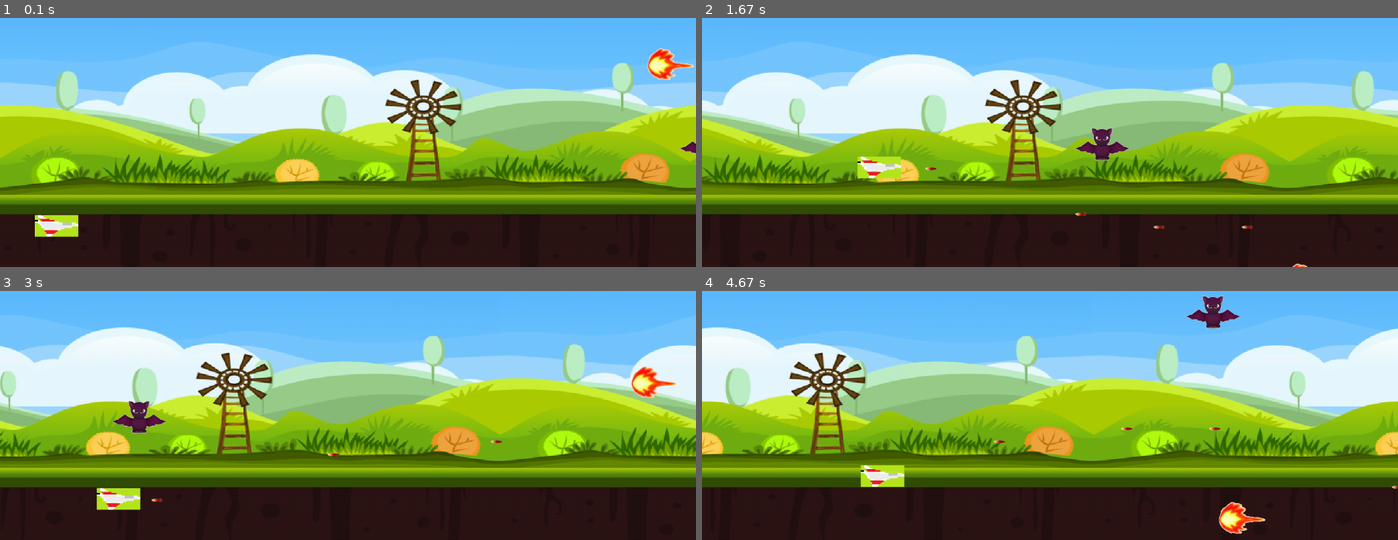
Above: before the commit, frames 1-4 (two rows, left to right).
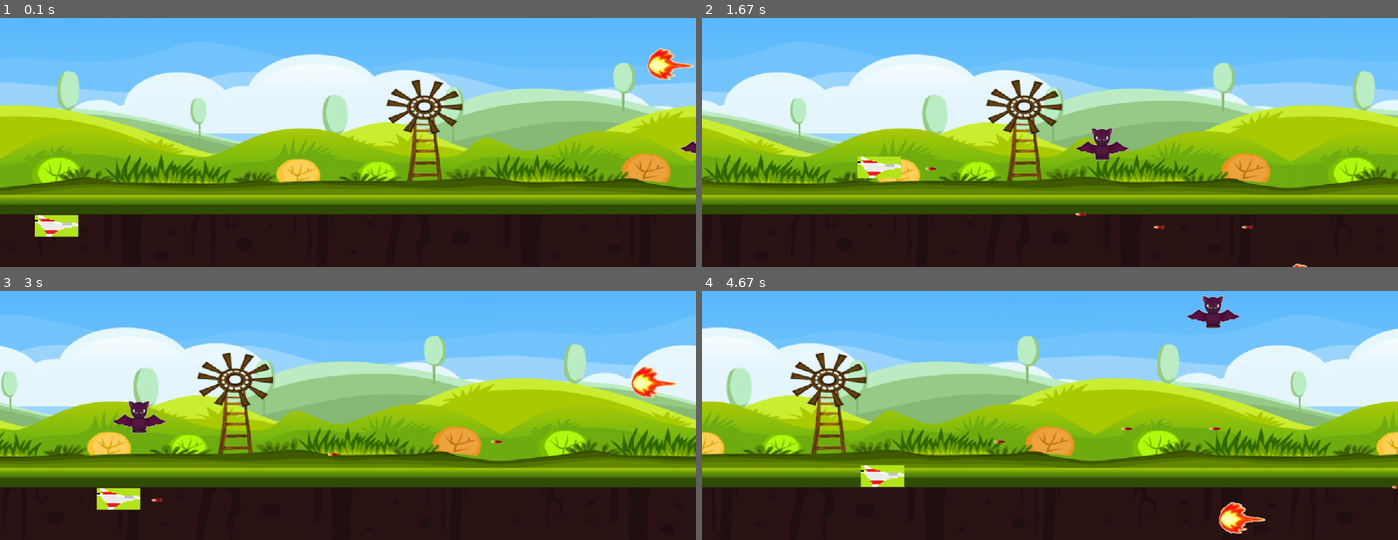
Above: after the commit, the same moments.

Repository: DJmong/Pygame
Game: pygame game, started from main.py
Same seed, same stepped clock (60 frames per second), same inputs: the game is played once before the commit and once after it.
Inputs:
- Up to frame 1 (0.1 s): no input
- Up to frame 2 (1.67 s): tap Ctrl at 0.33, 0.73, 1.03, 1.23, 1.57 s; hold Right 0.67-1.13 s; hold Up 1.17-1.47 s; hold Right from 1.5 s (still down)
- Up to frame 3 (3 s): tap Ctrl at 1.87, 2.07, 2.37, 2.63, 2.97 s; release Right at 1.97 s; hold Left 2-2.53 s; hold Down 2.57-2.87 s; hold Left from 2.9 s (still down)
- Up to frame 4 (4.67 s): tap Ctrl at 3.27, 3.4, 3.8, 4.1, 4.47 s; release Left at 3.3 s; hold Up 3.33-3.7 s; hold Right 3.73-4.37 s; hold Down from 4.4 s (still down)

The runs differ from the first frame. In frame 1, 3.2% of the frame differs, in the area x 0-99%, y 15-67%; in frame 2, 3.2%; in frame 3, 3.3%; in frame 4, 3.3%, in the area x 0-100%, y 14-68%.

Commit message:
modify background img to objectization

Diff:
--- a/main.py
+++ b/main.py
@@ -1,5 +1,6 @@
 import pygame
 import random
+import copy
 from source import bgm
 from source import character as ch
 from source import engine as eg
@@ -12,8 +13,6 @@
 
 res.width = 1280
 res.height = 480
-
-background_width = res.width
 
 img_user = 'graphic/backup.png'
 img_bg = 'graphic/background.png'
@@ -59,8 +58,7 @@
 
     user.setLocation(res.width * 0.05, res.height * 0.8)
 
-    background1_x = 0
-    background2_x = background_width
+
     speed = 2
 
     fire_x = res.width
@@ -113,17 +111,19 @@
 
         gamepad.fill(Color)
 
-        background1_x -= speed
-        background2_x -= speed
+        background1_x, background1_y = background1.getLocation()
+        background_width, background_height = background1.getSize()
+        background2_x, background2_y = background2.getLocation()
+        background2_width, background2_height = background1.getSize()
 
         if background1_x <= -background_width:
             background1_x = background_width
 
-        if background2_x <= -background_width:
-            background2_x = background_width
-
-        drawObject(background1, background1_x, 0)
-        drawObject(background2, background2_x, 0)
+        if background2_x <= -background2_width:
+            background2_x = background2_width
+
+        drawObject(background1.getImage(), background1_x, background1_y)
+        drawObject(background2.getImage(), background2_x, background2_y)
 
         x, y = user.getLocation()
         w, h = user.getSize()
@@ -240,9 +240,18 @@
     user.setSize(aircraft_width, aircraft_height)
 
     pygame.display.set_caption("Test")
-    background1 = pygame.image.load(img_bg)
-    background1 = pygame.transform.scale(background1, (res.width, res.height))
-    background2 = background1.copy()
+
+
+    background1 = ch.Unit(img_bg)
+    background1.setLocation(0,0)
+    background1.setSize(res.width, res.height)
+    background1.setAccel(-2, 0)
+
+    background2 = ch.Unit(img_bg)
+    background2.setLocation(res.width,0)
+    background2.setSize(res.width, res.height)
+    background2.setAccel(-2, 0)
+
 
     bat = enemy.Bat()
 
